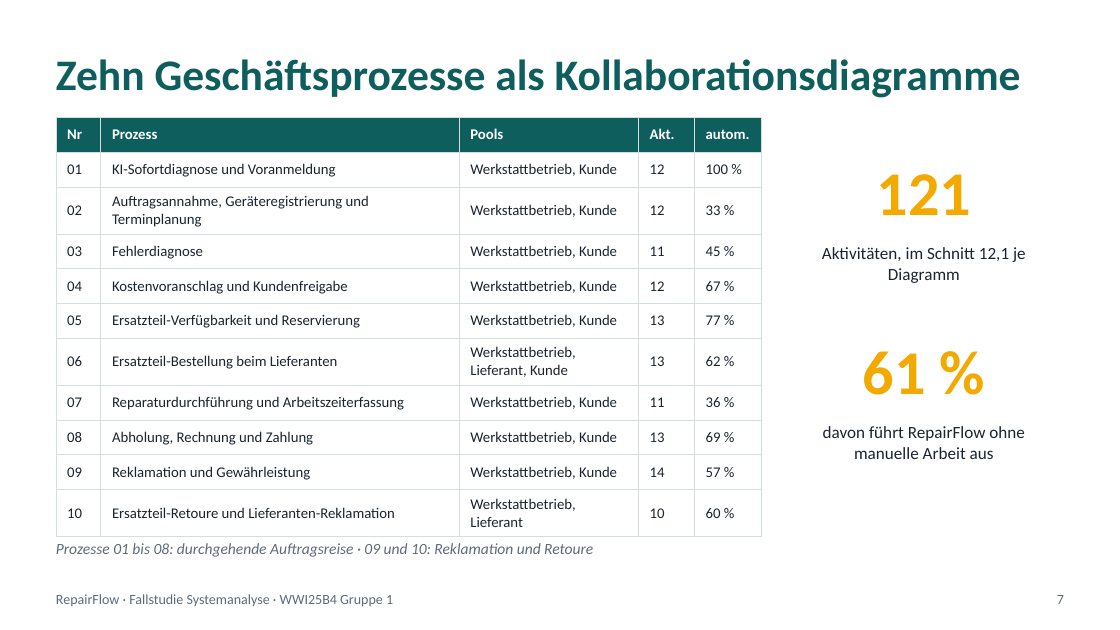
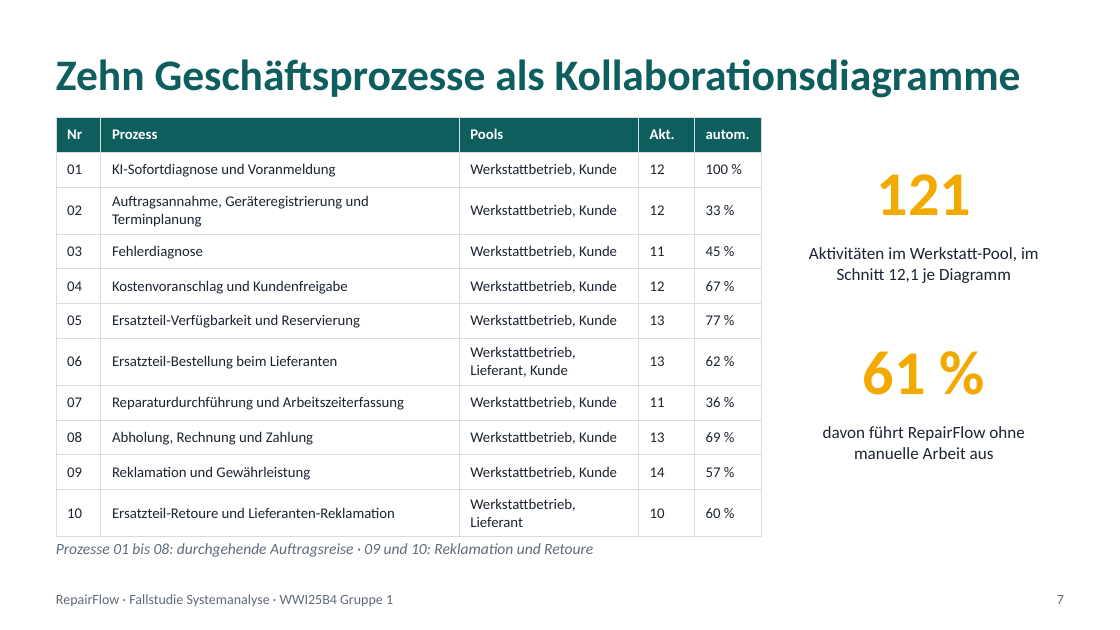
Before and after one commit to jakobschwan123-cmd/casestudy-semester-3, a slide deck: slide 7 of praesi/Abschlusspraesentation.pptx. Drawn at 1120x630 pixels with LibreOffice and Linux fonts; fonts in the diff are those of the drawing. Boxes give left, top, right and bottom in pixels: in the first picture for what was removed or moved away, otherwise in the second. Text is boxed around its words. In the diff, an @@ line names an element or a change of style, - is before the commit and + after.

```diff
--- a/praesi/Abschlusspraesentation.pptx
+++ b/praesi/Abschlusspraesentation.pptx
@@ text at (809, 247, 1039, 283): text changed @@
-Aktivitäten, im Schnitt 12,1 je Diagramm
+Aktivitäten im Werkstatt-Pool, im Schnitt 12,1 je Diagramm
```
Also in this commit, not shown: 3 other slides changed, 39 other files.
